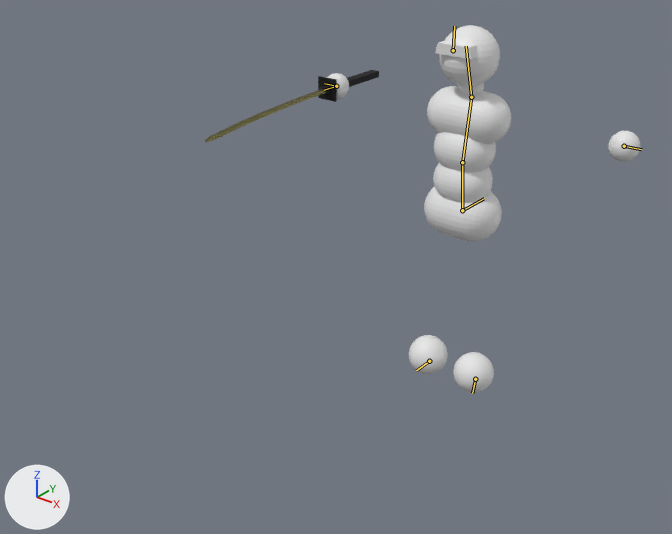
Renders of the Blender file asset_raws/simple_combat_char.blend from each side of a commit.
Before and after are seen from a 50 mm camera at (2.04, -3.46, 2.56) aimed at (0.0, -0.91, 0.97). The axes (+X, +Y, +Z) are drawn at lower left. The lights are the same throughout. The picture after the commit comes second. The bones that bend it are drawn over the model as lines.

Objects in the first picture: 'Body', 'Sword'.
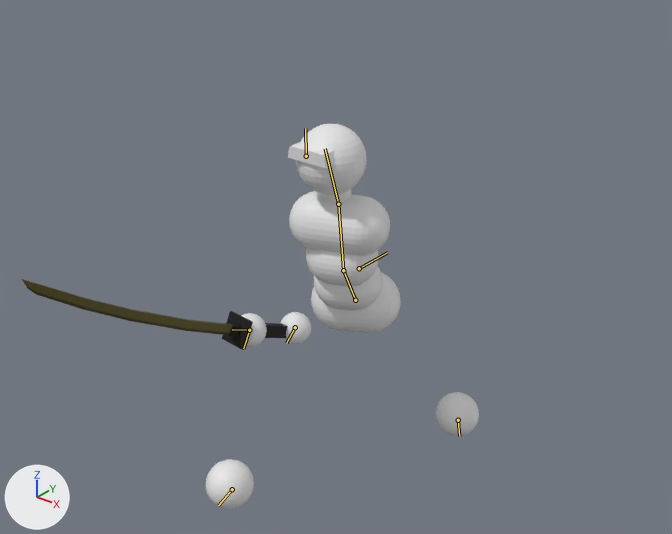
The newer file adds an action. The first version stands in its rest pose; the second is drawn at frame 20 of the action 'Awareness_aware_begin'.

Diff of the bpy script that builds the scene:
```diff
--- a/asset_raws/simple_combat_char.blend.py
+++ b/asset_raws/simple_combat_char.blend.py
@@ bone_root_bone @@
 bone_root_bone = bpy.data.objects['Armature'].pose.bones['Root bone']
-bone_root_bone.location = (0.0, 0.0, 0.0)
+bone_root_bone.location = (0.0, -0.784, 0.0)
@@ bone_lower_back @@
 bone_lower_back = bpy.data.objects['Armature'].pose.bones['Lower back']  # child of 'Root bone'
-bone_lower_back.location = (0.0, 0.0, 0.0)
-bone_lower_back.rotation_quaternion = (1.0, 0.0, 0.0, 0.0)  # degrees (0, 0, 0)
+bone_lower_back.location = (0.017, -0.149, -0.015)
+bone_lower_back.rotation_quaternion = (0.947, -0.254, 0.191, 0.036)  # degrees (-30, 22, -2)
@@ bone_upper_back @@
 bone_upper_back = bpy.data.objects['Armature'].pose.bones['Upper back']  # child of 'Lower back'
-bone_upper_back.rotation_quaternion = (1.0, 0.0, 0.0, 0.0)  # degrees (0, 0, 0)
+bone_upper_back.rotation_quaternion = (0.991, 0.128, -0.045, 0.01)  # degrees (15, -5, 0)
@@ bone_head @@
 bone_head = bpy.data.objects['Armature'].pose.bones['Head']  # child of 'Upper back'
-bone_head.rotation_quaternion = (1.0, 0.0, 0.0, 0.0)  # degrees (0, 0, 0)
+bone_head.rotation_quaternion = (0.98, 0.123, -0.148, -0.055)  # degrees (16, -16, -9)
@@ bone_hand_l @@
 bone_hand_l = bpy.data.objects['Armature'].pose.bones['Hand.L']  # child of 'Root bone'
-bone_hand_l.location = (0.0, 0.0, 0.0)
-bone_hand_l.rotation_quaternion = (1.0, 0.0, 0.0, 0.0)  # degrees (0, 0, 0)
+bone_hand_l.location = (-0.577, -0.737, -0.36)
+bone_hand_l.rotation_quaternion = (0.553, -0.039, -0.209, 0.805)  # degrees (-23, -10, 113)
@@ bone_foot_l @@
 bone_foot_l = bpy.data.objects['Armature'].pose.bones['Foot.L']  # child of 'Root bone'
-bone_foot_l.location = (0.0, 0.0, 0.0)
-bone_foot_l.rotation_quaternion = (1.0, 0.0, 0.0, 0.0)  # degrees (0, 0, 0)
+bone_foot_l.location = (-0.126, -0.322, 0.283)
+bone_foot_l.rotation_quaternion = (0.99, 0.128, -0.057, -0.008)  # degrees (15, -6, -2)
@@ bone_hand_r @@
 bone_hand_r = bpy.data.objects['Armature'].pose.bones['Hand.R']  # child of 'Root bone'
-bone_hand_r.location = (0.0, 0.0, 0.0)
-bone_hand_r.rotation_quaternion = (1.0, 0.0, 0.0, 0.0)  # degrees (0, 0, 0)
+bone_hand_r.location = (-0.485, -0.703, 0.595)
+bone_hand_r.rotation_quaternion = (0.708, 0.145, 0.158, 0.672)  # degrees (25, 2, 87)
@@ bone_foot_r @@
 bone_foot_r = bpy.data.objects['Armature'].pose.bones['Foot.R']  # child of 'Root bone'
-bone_foot_r.location = (0.0, 0.0, 0.0)
-bone_foot_r.rotation_quaternion = (1.0, 0.0, 0.0, 0.0)  # degrees (0, 0, 0)
+bone_foot_r.location = (-0.216, 0.509, -0.161)
+bone_foot_r.rotation_quaternion = (0.985, -0.156, -0.069, -0.009)  # degrees (-18, -8, 0)
@@ bone_sword_attachment @@
 bone_sword_attachment = bpy.data.objects['Armature'].pose.bones['Sword attachment']  # child of 'Root bone'
-bone_sword_attachment.location = (0.0, 0.0, 0.0)
-bone_sword_attachment.rotation_quaternion = (1.0, 0.0, 0.0, 0.0)  # degrees (0, 0, 0)
+bone_sword_attachment.location = (0.703, 0.595, 0.485)
+bone_sword_attachment.rotation_quaternion = (0.708, -0.158, 0.672, -0.145)  # degrees (-84, 65, -83)
```

Location of each change, (x1, y1, x2, y2) in pixels of the pictures (672 x 534 px):
'Body', posed (13% narrower): before (327, 25, 640, 393); after (206, 124, 479, 509)
'Sword', posed (53% wider): before (205, 70, 379, 143); after (22, 279, 288, 350)
bone 'Root bone', root to tip: before (462, 210) to (484, 198); after (359, 268) to (387, 252)
bone 'Lower back', root to tip: before (462, 210) to (462, 162); after (355, 300) to (343, 270)
bone 'Upper back', root to tip: before (462, 162) to (471, 97); after (343, 270) to (338, 204)
bone 'Head', root to tip: before (471, 97) to (466, 46); after (338, 204) to (325, 148)
bone 'Hand.L', root to tip: before (624, 146) to (641, 149); after (295, 327) to (286, 343)
bone 'Foot.L', root to tip: before (475, 379) to (472, 393); after (458, 420) to (459, 436)
bone 'Hand.R', root to tip: before (336, 86) to (324, 83); after (249, 330) to (243, 348)
bone 'Foot.R', root to tip: before (429, 361) to (416, 370); after (232, 489) to (218, 505)
bone 'Sword attachment', root to tip: before (336, 86) to (324, 90); after (249, 330) to (232, 329)
